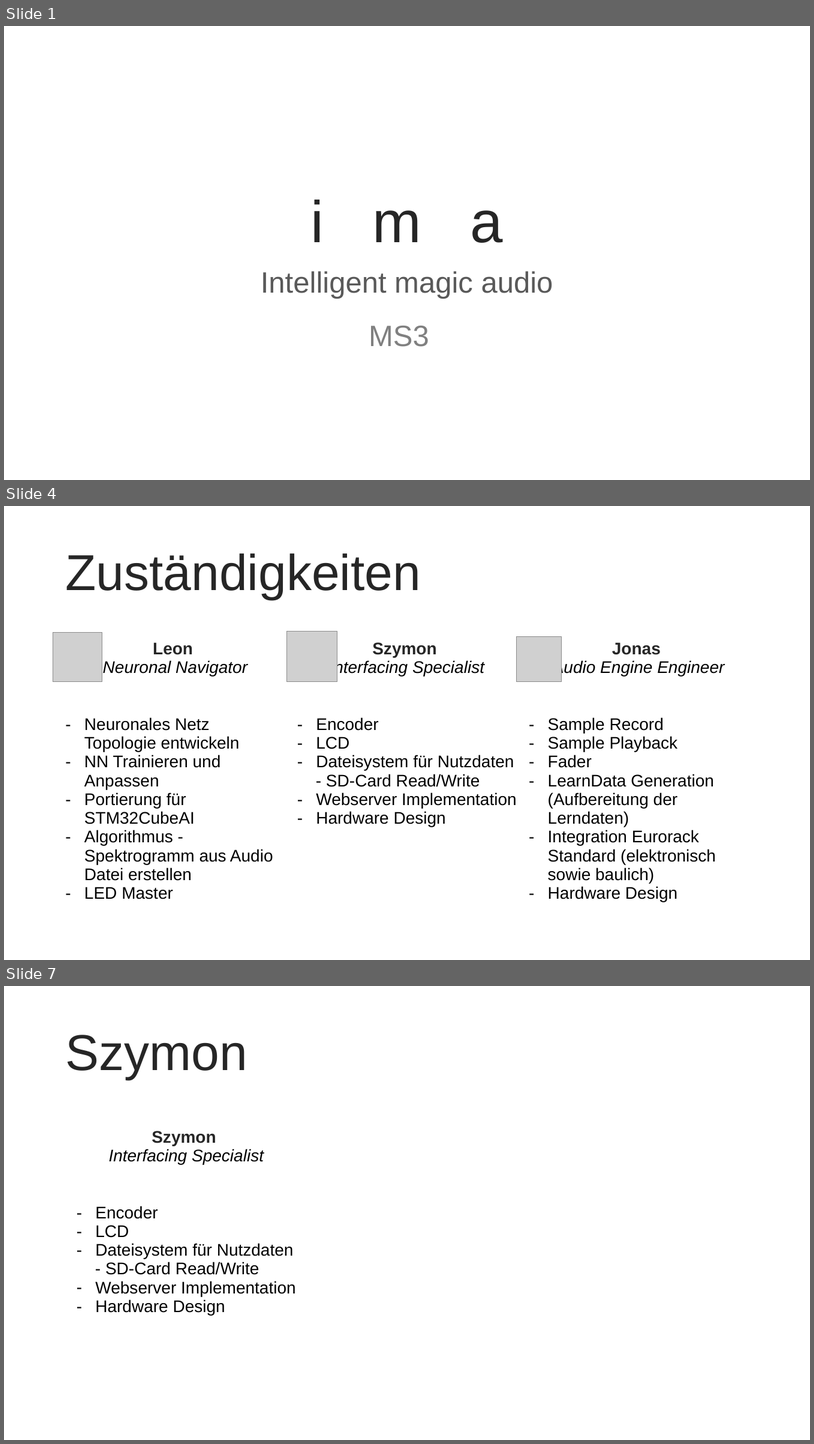
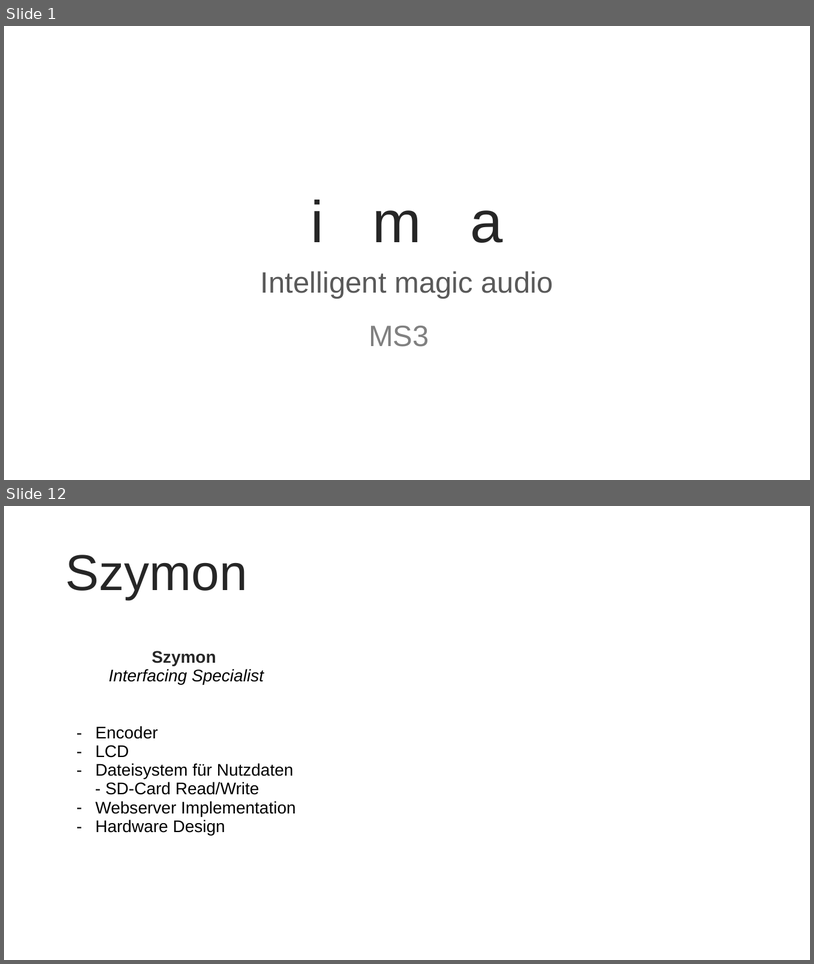
Before and after one commit to Shimizip/Intelligent-Magic-Audio, a slide deck: praesi/ima_ms3.pptx. Shown one above the other, each under a label of ours: slides 1, 4 and 7 before the commit, slides 1 and 12 after it; the slides between them are not shown. The pictures are 814x1444 and 814x964 pixels, drawn with LibreOffice and Linux fonts; fonts in the diff are those of the drawing; grey boxes stand for pictures; background and template pictures are left out. Boxes give left, top, right and bottom in pixels: in the first picture for what was removed or moved away, otherwise in the second. Text is boxed around its words. In the diff, an @@ line names an element or a change of style, - is before the commit and + after.

```diff
--- a/praesi/ima_ms3.pptx
+++ b/praesi/ima_ms3.pptx
@@ slide 4 removed at box(4, 506, 810, 960), background picture (left out) @@
@@ title removed at box(65, 553, 421, 599) @@
-Zuständigkeiten
@@ picture removed at box(287, 631, 338, 682) @@
@@ picture removed at box(53, 633, 102, 682) @@
@@ table removed at box(60, 636, 755, 940), 2 rows, 3 columns @@
-Leon Neuronal Navigator | Szymon Interfacing Specialist | Jonas Audio Engine Engineer
-Neuronales Netz Topologie entwickeln / NN Trainieren und Anpassen / Portierung für STM32CubeAI / Algorithmus - Spektrogramm aus Audio Datei erstellen / LED Master | Encoder / LCD / Dateisystem für Nutzdaten / - SD-Card Read/Write / Webserver Implementation / Hardware Design | Sample Record / Sample Playback / Fader / LearnData Generation (Aufbereitung der Lerndaten) / Integration Eurorack Standard (elektronisch sowie baulich) / Hardware Design
@@ picture removed at box(517, 637, 563, 682) @@
@@ what was slide 7 is now slide 12 @@
```
Also in this commit, not shown: 3 slides changed, 8 slides added, 3 other slides removed.
